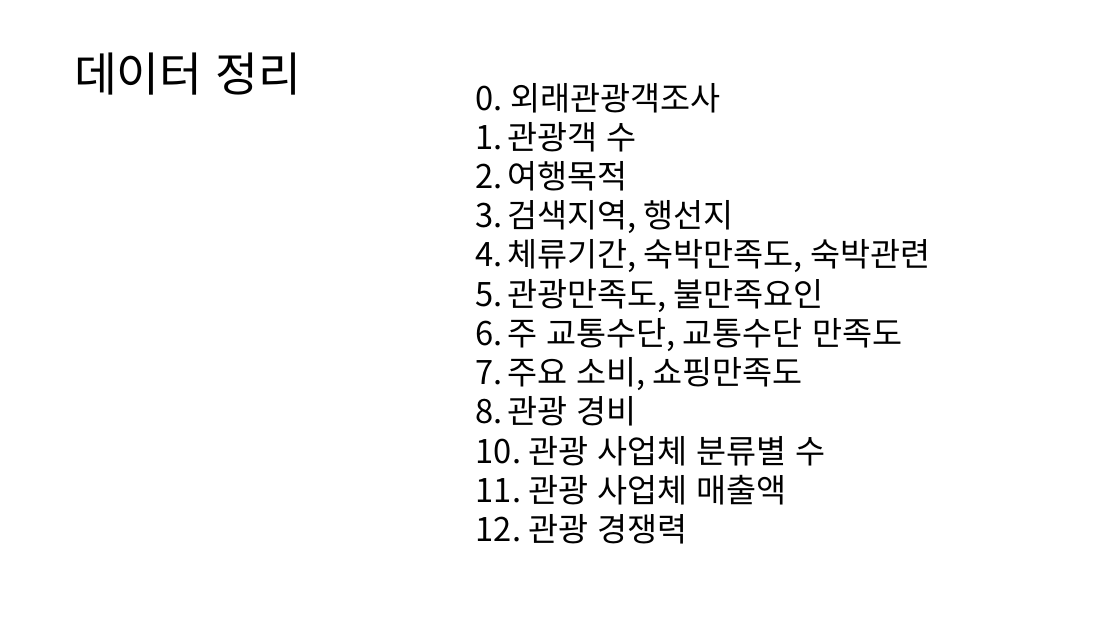
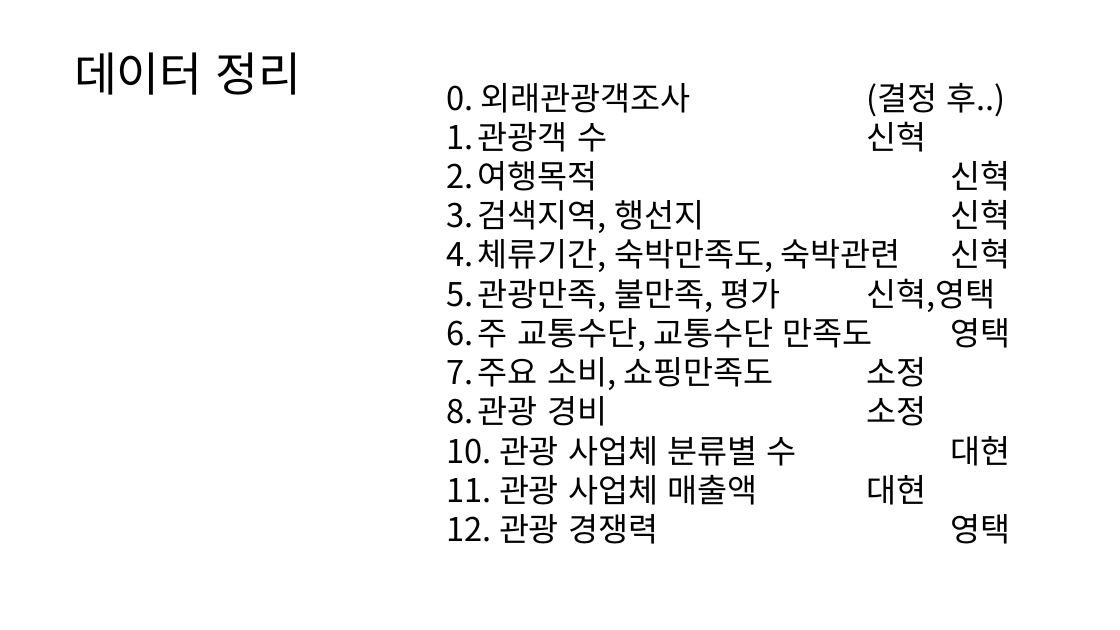
Before and after one commit to so-jeong0127/6-project, a slide deck: slide 1 of data/r 그래프.pptx. Drawn at 1120x630 pixels with LibreOffice and Linux fonts; fonts in the diff are those of the drawing. Boxes give left, top, right and bottom in pixels: in the first picture for what was removed or moved away, otherwise in the second. Text is boxed around its words. In the diff, an @@ line names an element or a change of style, - is before the commit and + after.

```diff
--- a/data/r 그래프.pptx
+++ b/data/r 그래프.pptx
@@ text at (446, 82, 1010, 544): text changed @@
-0. 외래관광객조사
-1. 관광객 수
-2. 여행목적
-3. 검색지역, 행선지
-4. 체류기간, 숙박만족도, 숙박관련
-5. 관광만족도, 불만족요인
-6. 주 교통수단, 교통수단 만족도
-7. 주요 소비, 쇼핑만족도
-8. 관광 경비
-10. 관광 사업체 분류별 수
-11. 관광 사업체 매출액
-12. 관광 경쟁력
+0. 외래관광객조사 (결정 후..)
+1. 관광객 수 신혁
+2. 여행목적 신혁
+3. 검색지역, 행선지 신혁
+4. 체류기간, 숙박만족도, 숙박관련 신혁
+5. 관광만족, 불만족, 평가 신혁,영택
+6. 주 교통수단, 교통수단 만족도 영택
+7. 주요 소비, 쇼핑만족도 소정
+8. 관광 경비 소정
+10. 관광 사업체 분류별 수 대현
+11. 관광 사업체 매출액 대현
+12. 관광 경쟁력 영택
```
Also in this commit, not shown: 1 other slide changed, 2 slides added, 15 other files.
